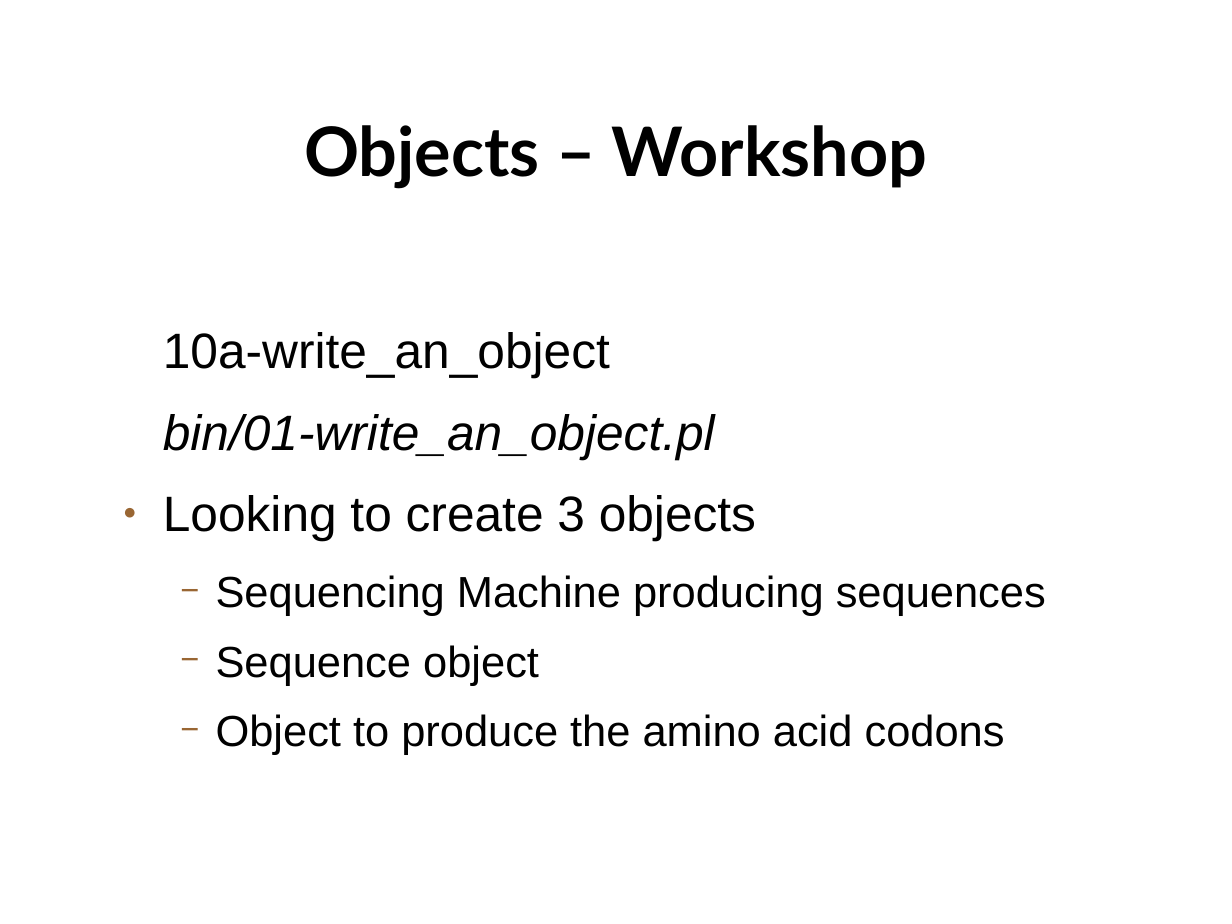
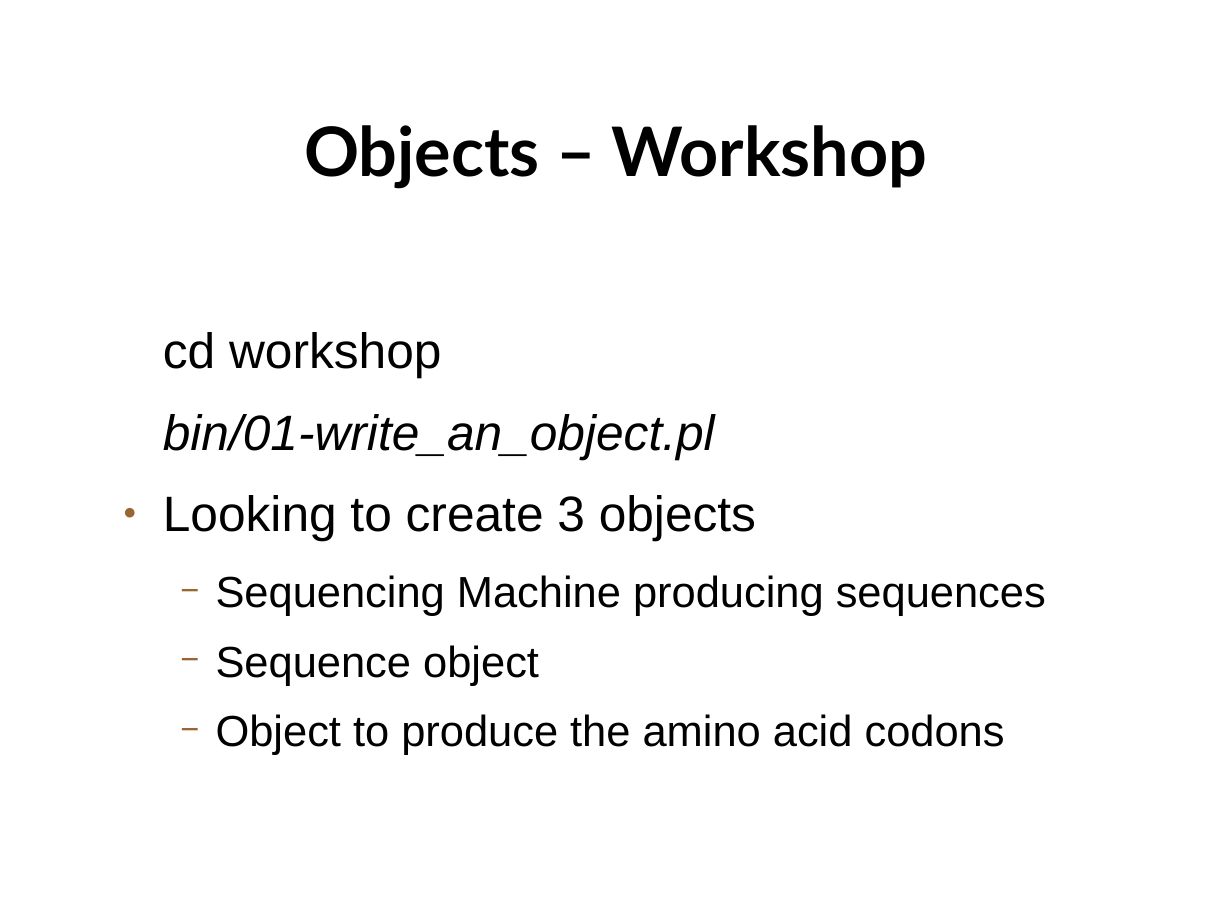
Before and after one commit to setitesuk/basic_perl_course, a slide deck: slide 60 of 14-objects/objects.odp. Drawn at 1232x924 pixels with LibreOffice and Linux fonts; fonts in the diff are those of the drawing; background and template pictures are left out. Boxes give left, top, right and bottom in pixels: in the first picture for what was removed or moved away, otherwise in the second. Text is boxed around its words. In the diff, an @@ line names an element or a change of style, - is before the commit and + after.

```diff
--- a/14-objects/objects.odp
+++ b/14-objects/objects.odp
@@ text at (163,332,442,378): text changed @@
-10a-write_an_object
+cd workshop
```
Also in this commit, not shown: 3 other files.
